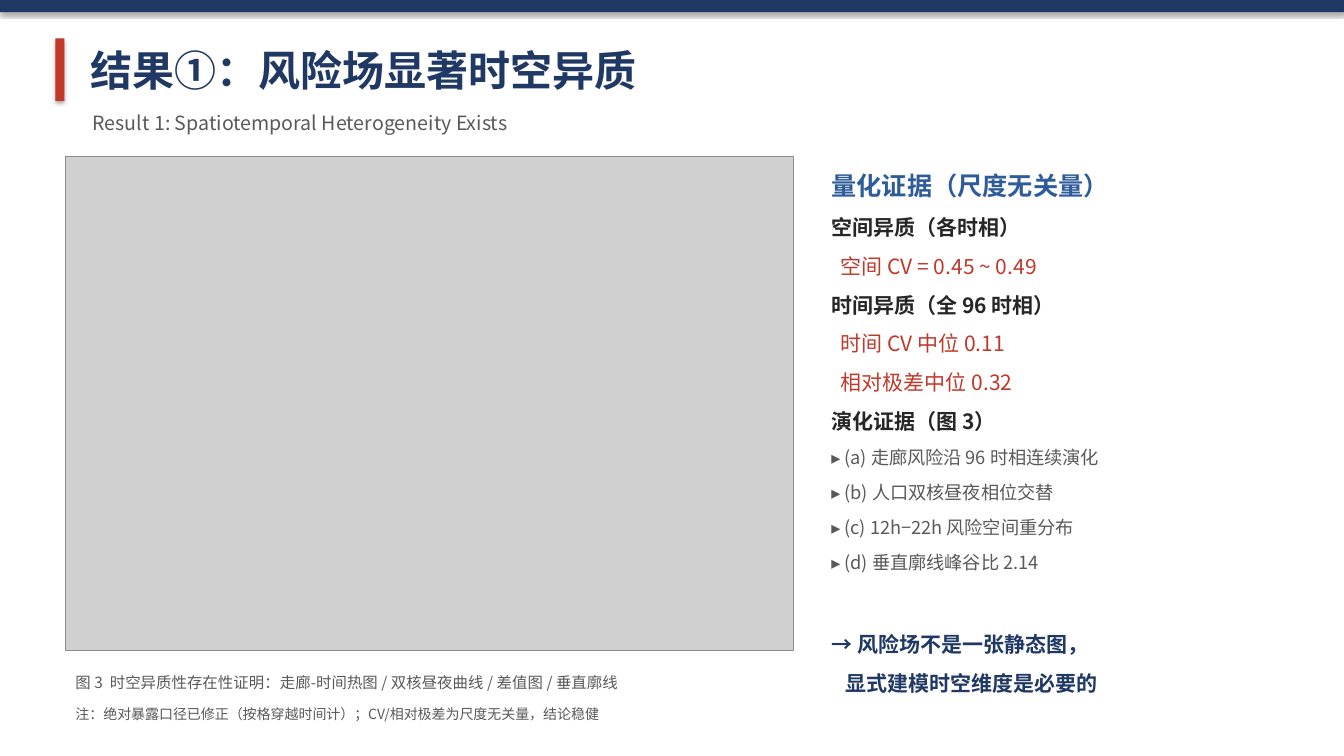
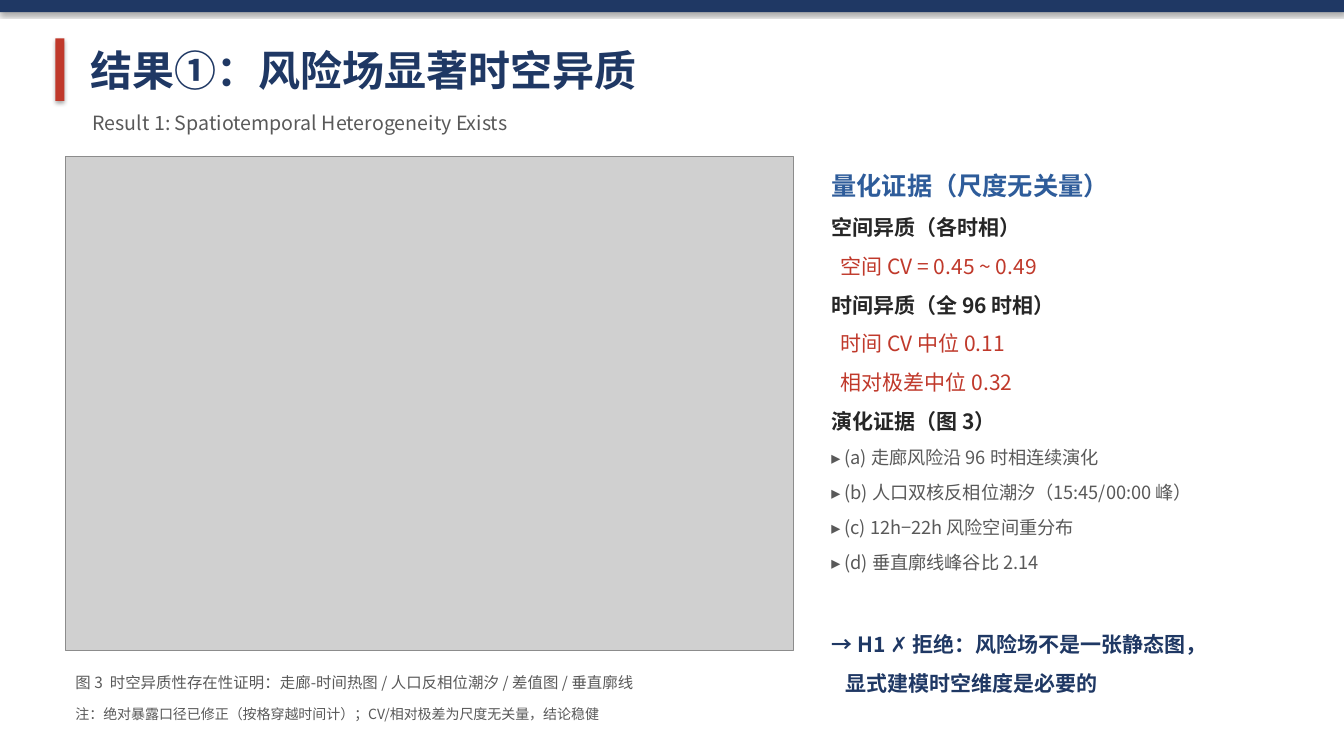
Before and after one commit to 909347194/Risk-Path, a slide deck: slide 6 of 学术汇报_时空异质性感知的低空无人机路径规划.pptx. Drawn at 1344x756 pixels with LibreOffice and Linux fonts; fonts in the diff are those of the drawing; grey boxes stand for pictures. Boxes give left, top, right and bottom in pixels: in the first picture for what was removed or moved away, otherwise in the second. Text is boxed around its words. In the diff, an @@ line names an element or a change of style, - is before the commit and + after.

Commit message:
exp1+PPT: 相位交替主张与证据对齐——fig5(b)改画人口潮汐反相位(实测A昼峰15:45/B夜峰00:00) + 审查修复全面落地
问题：fig5(b) 原画 P_crash 曲线(两核同时峰5.75h、无交叉)但硬编码
'(day-peak)/(night-peak)/(phase alternation)' 标注，与「双核昼夜相位交替」
主张图文不符。实测 rho_pop 证实人口层才是真反相位(A 15:45/B 00:00)。

- fig5(b) 改画 ρ_pop 峰值归一曲线：相位交替从口号变为实测事实(8h/18h 交叉)
  · 图例峰值标注改为数据实算；指标行 core_*_peak_hour 保持 P_crash 语义，
    新增 core_*_pop_peak_hour(15.75/0.0)；两套 heterogeneity.csv 已补录
- run.py 传入 rho_pop；README 分层表述(暴露层机制 vs 风险层现象)
- PPT 审查修复：
  · 方法页：C_noise 定义(I·ρ_pop·S_landuse·T，不与坠机概率相乘)、
    标签设置动机(防误剪、按J取优)、H 可加性、δJ↔M3 简式桥接
  · H1/H2 闭环：结果①「H1 ✗ 拒绝」、结果②「H2 ✓ 成立」
  · 显著性判定语(决策级：改道率>0.10+4/4同向+长度代价为负)、
    R≡H 定义、改道率定义(>1格点占比)、图2标注(论文 Fig.2)、Q&A 补 Q7

```diff
--- a/学术汇报_时空异质性感知的低空无人机路径规划.pptx
+++ b/学术汇报_时空异质性感知的低空无人机路径规划.pptx
@@ text at (845,483,1191,503): text changed @@
-▸ (b) 人口双核昼夜相位交替
+▸ (b) 人口双核反相位潮汐（15:45/00:00 峰）
@@ text at (857,634,1207,655): text changed @@
-→ 风险场不是一张静态图，
+→ H1 ✗ 拒绝：风险场不是一张静态图，
@@ text at (75,675,634,689): text changed @@
-图 3 时空异质性存在性证明：走廊-时间热图 / 双核昼夜曲线 / 差值图 / 垂直廓线
+图 3 时空异质性存在性证明：走廊-时间热图 / 人口反相位潮汐 / 差值图 / 垂直廓线
```
Also in this commit, not shown: 4 other slides changed, 7 other files.
